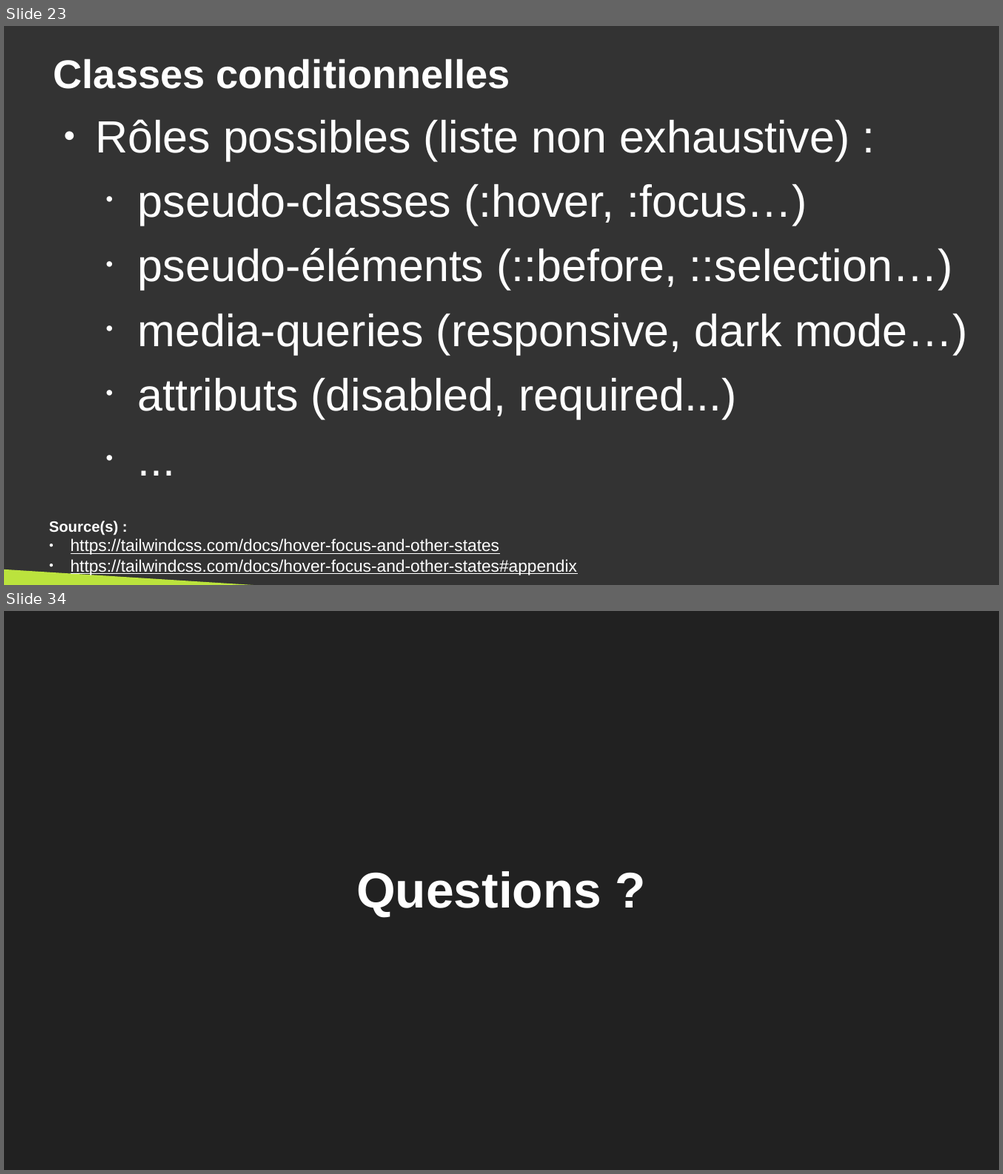
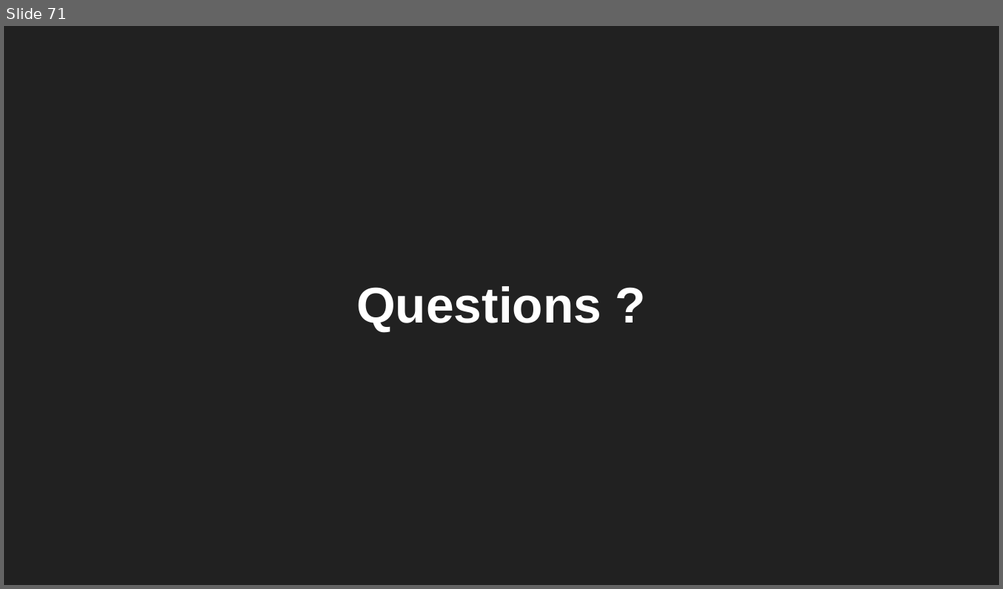
Before and after one commit to DanYellow/cours, a slide deck: integration-web-s2/travaux-pratiques/numero-5/presentation.odp. Shown one above the other, each under a label of ours: slides 23 and 34 before the commit, slide 71 after it; the slides between them are not shown. The pictures are 1003x1174 and 1003x589 pixels, drawn with LibreOffice and Linux fonts; fonts in the diff are those of the drawing. Boxes give left, top, right and bottom in pixels: in the first picture for what was removed or moved away, otherwise in the second. Text is boxed around its words. In the diff, an @@ line names an element or a change of style, - is before the commit and + after.

```diff
--- a/integration-web-s2/travaux-pratiques/numero-5/presentation.odp
+++ b/integration-web-s2/travaux-pratiques/numero-5/presentation.odp
@@ slide 23 removed at <box>4,26,999,585</box>, background #333333 @@
@@ title removed at <box>54,59,510,89</box> @@
-Classes conditionnelles
@@ text removed at <box>95,119,967,420</box> @@
-● Rôles possibles (liste non exhaustive) :
-  • pseudo-classes (:hover, :focus…)
-  • pseudo-éléments (::before, ::selection…)
-  • media-queries (responsive, dark mode…)
-  • attributs (disabled, required...)
-  • ...
@@ text removed at <box>49,521,577,576</box> @@
-Source(s) :
-● https://tailwindcss.com/docs/hover-focus-and-other-states
-● https://tailwindcss.com/docs/hover-focus-and-other-states#appendix
@@ right triangle removed at <box>4,562,387,585</box> @@
@@ what was slide 34 is now slide 71 @@
```
Also in this commit, not shown: 1 slide changed, 67 slides added, 29 other slides removed, 18 other files.
